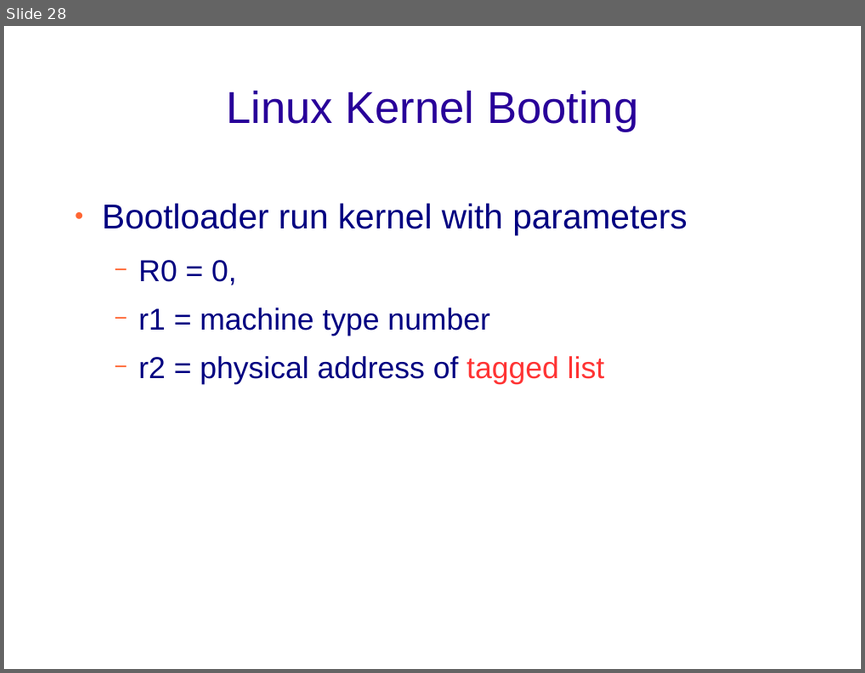
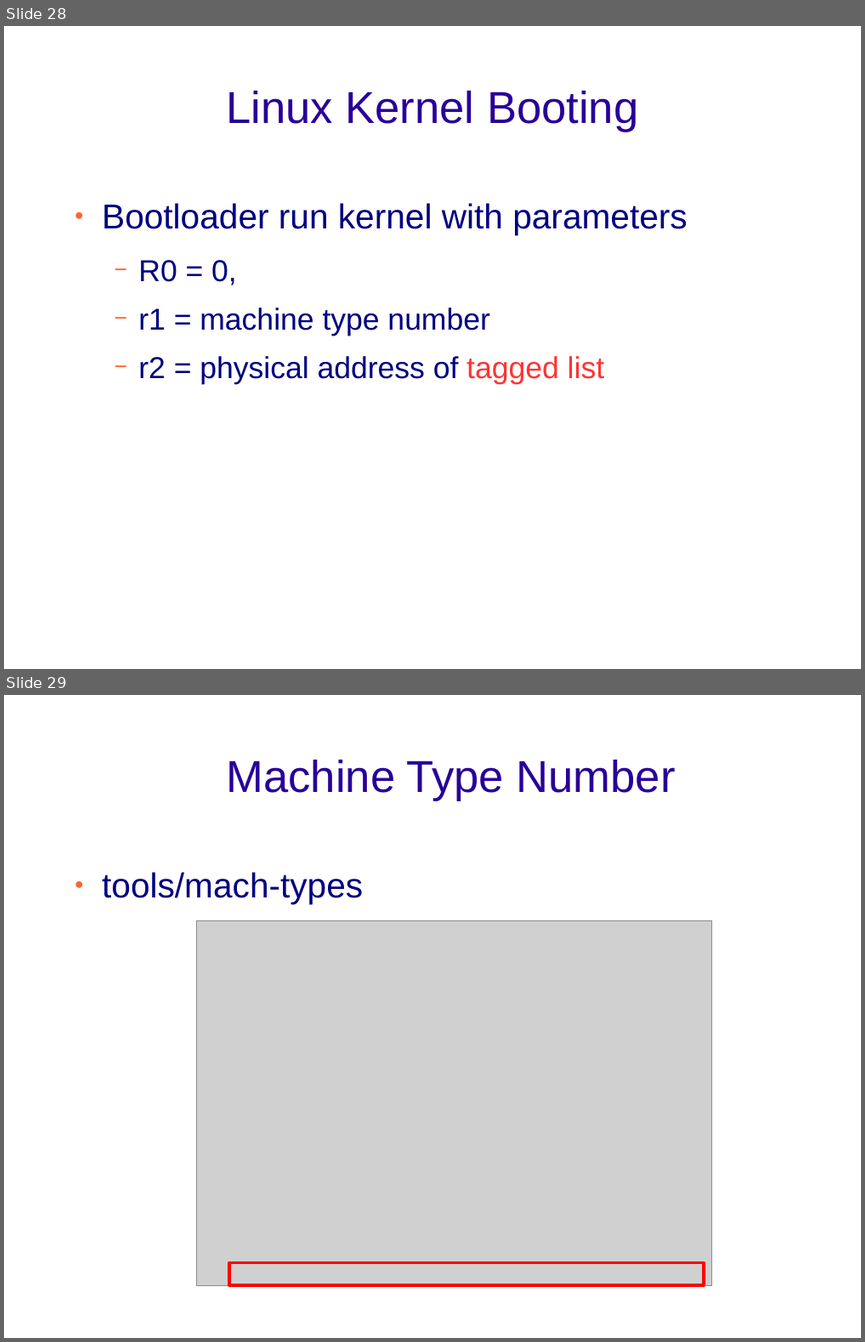
Before and after one commit to embeddedclass/tiny4412_back, a slide deck: Day4/CH6_Linux_kernel.odp. Shown one above the other, each under a label of ours: slide 28 before the commit, slides 28 and 29 after it. The pictures are 865x673 and 865x1342 pixels, drawn with LibreOffice and Linux fonts; fonts in the diff are those of the drawing; grey boxes stand for pictures; background and template pictures are left out. Boxes give left, top, right and bottom in pixels: in the first picture for what was removed or moved away, otherwise in the second. Text is boxed around its words. In the diff, an @@ line names an element or a change of style, - is before the commit and + after.

Commit message:
update

```diff
--- a/Day4/CH6_Linux_kernel.odp
+++ b/Day4/CH6_Linux_kernel.odp
@@ slide 29 added at <box>4,695,861,1338</box>, background picture (left out) @@
@@ title added at <box>227,760,676,801</box>, 41.4 pt, text #280099 @@
+  Machine Type Number
@@ text added at <box>102,872,363,904</box>, 32 pt, text #000080 @@
+● tools/mach-types
@@ picture added at <box>197,920,711,1285</box> @@
@@ rectangle added at <box>229,1263,704,1285</box>, outline #FF0000 2.89 pt @@
```
Also in this commit, not shown: 1 slide changed.
